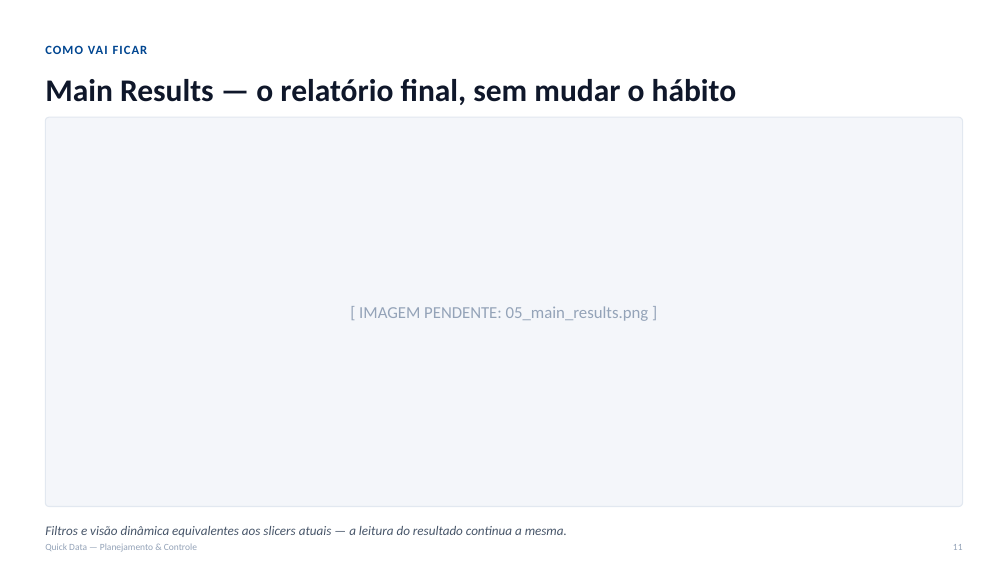
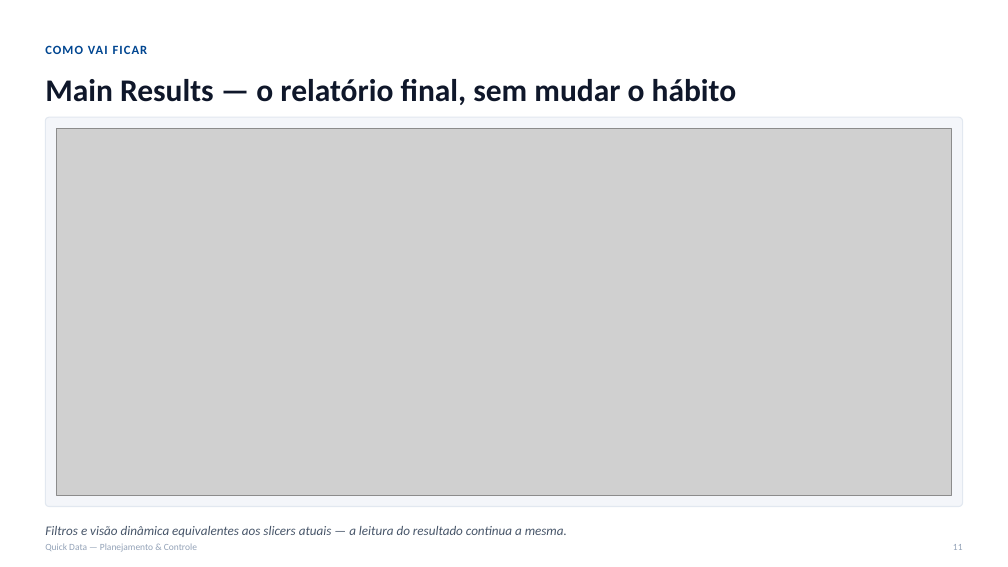
Before and after one commit to Guilhermekek/Quick_Data, a slide deck: slide 11 of docs/apresentacao/Quick_Data_Apresentacao.pptx. Drawn at 1008x567 pixels with LibreOffice and Linux fonts; fonts in the diff are those of the drawing; grey boxes stand for pictures. Boxes give left, top, right and bottom in pixels: in the first picture for what was removed or moved away, otherwise in the second. Text is boxed around its words. In the diff, an @@ line names an element or a change of style, - is before the commit and + after.

```diff
--- a/docs/apresentacao/Quick_Data_Apresentacao.pptx
+++ b/docs/apresentacao/Quick_Data_Apresentacao.pptx
@@ picture added at bbox=[57, 129, 951, 495] @@
@@ text removed at bbox=[359, 306, 649, 321] @@
-[ IMAGEM PENDENTE: 05_main_results.png ]
```
Also in this commit, not shown: 4 other slides changed, 9 other files.
